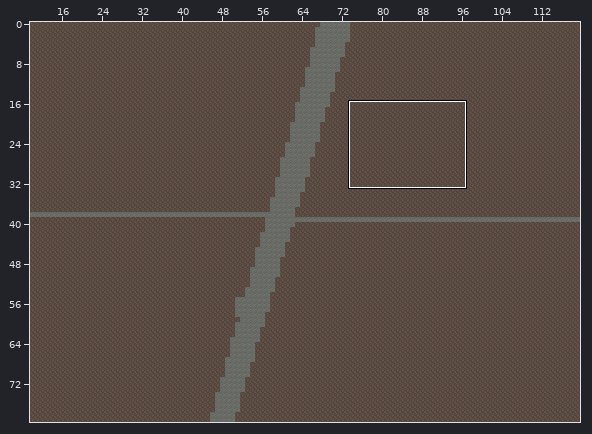
Two versions of a level (Tiled map, Game1/monogame1/Game1/bin/Release/netcoreapp3.1/Content/maps/map1.tmx). Above: a wide view before the commit, with the close-up outlined.
Close-up. Before:
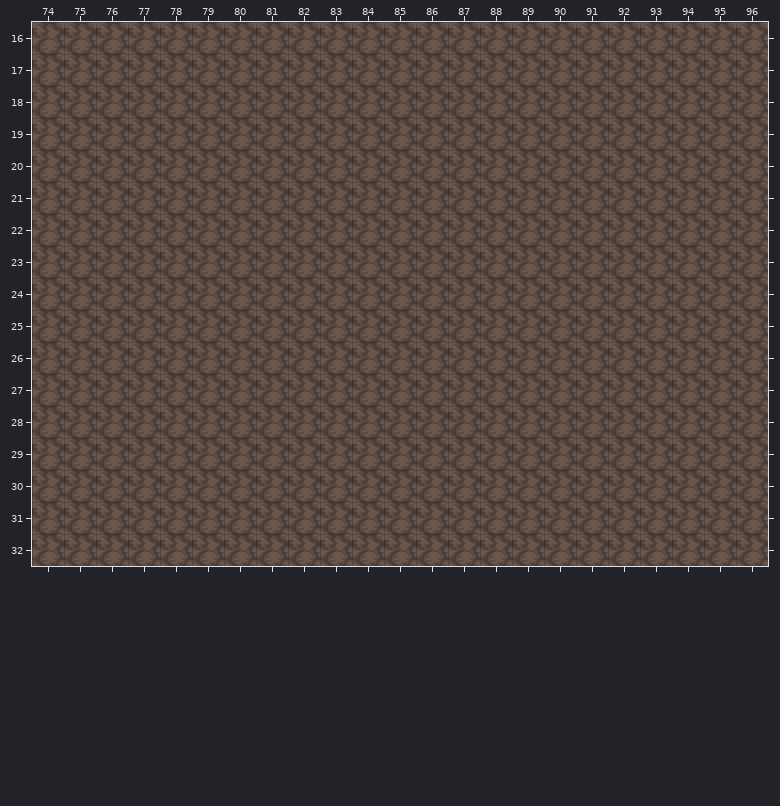
Cells are 16x16 px. Shown: x 74..96, y 16..32. The commit also changed other parts of the map, which this record leaves out.
The result:
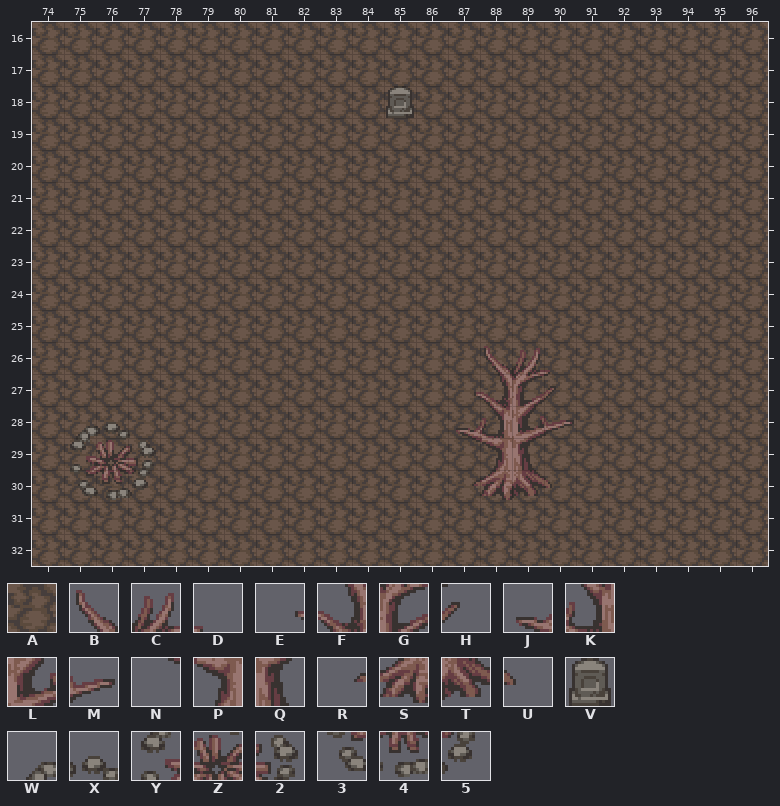
Key: from "tf_A5_ashlands_1": A 1; from "tf_B_ashlands_1": B 101, C 102, D 103, E 116, F 117, G 118, H 119, J 132, K 133, L 134, M 135, N 148, P 149, Q 150, R 164, S 165, T 166, U 167, V 196, W 208, X 209, Y 224, Z 225, 2 226, 3 240, 4 241, 5 242.
_ is an empty cell, # one hidden under a higher layer, . an unchanged one.
Edits made:
--- layer "שכבת משבצות 1"
@@ x 85..85 @@
-18 _
+18 A
@@ x 75..90 @@
-26 .............___
-27 ............____
-28 __..........####
-29 __#........._##.
-30 __#.........####
+26 .............AAA
+27 ............AAAA
+28 AA..........AAAA
+29 AAA.........AAA.
+30 AAA.........AAAA
--- layer "שכבת משבצות 2"
@@ x 85..85 @@
-18 A
+18 V
@@ x 75..90 @@
-26 .............AAA
-27 ............AAAA
-28 AA..........AAAA
-29 AAA.........AAA.
-30 AAA.........AAAA
+26 .............BCD
+27 ............EFGH
+28 WX..........JKLM
+29 YZ2.........NPQ.
+30 345.........RSTU
Pixel boxes of the changes (left, top, right, bottom) in both close-ups:
changed: (386, 86, 414, 118)
changed: (456, 346, 574, 500)
changed: (70, 422, 156, 500)
